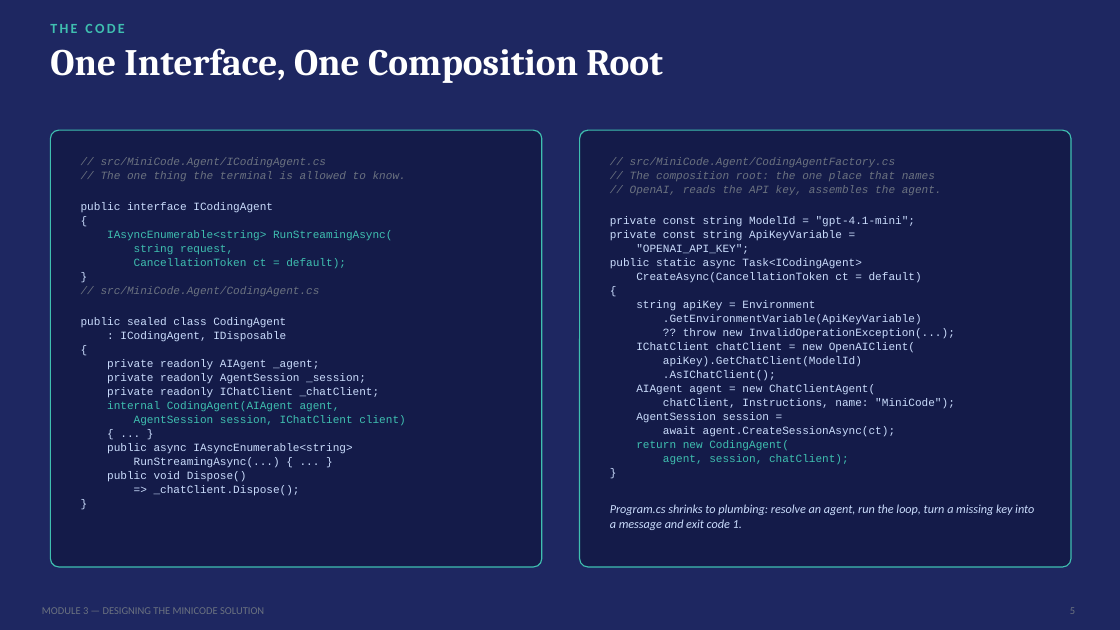
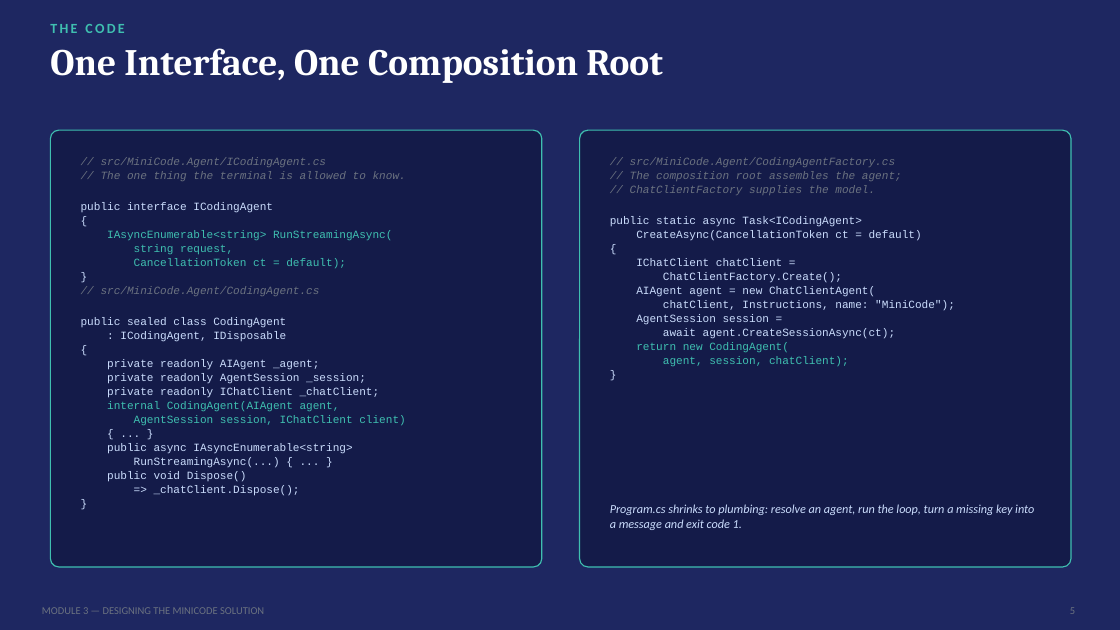
Before and after one commit to SeattleDiver/MAF-MiniCode, a slide deck: slide 5 of Projects/Module03-DesigningTheMiniCodeSolution/Module03 - Designing the MiniCode Solution.pptx. Drawn at 1120x630 pixels with LibreOffice and Linux fonts; fonts in the diff are those of the drawing. Boxes give left, top, right and bottom in pixels: in the first picture for what was removed or moved away, otherwise in the second. Text is boxed around its words. In the diff, an @@ line names an element or a change of style, - is before the commit and + after.

```diff
--- a/Projects/Module03-DesigningTheMiniCodeSolution/Module03 - Designing the MiniCode Solution.pptx
+++ b/Projects/Module03-DesigningTheMiniCodeSolution/Module03 - Designing the MiniCode Solution.pptx
@@ text at [630, 171, 902, 195]: text changed @@
-// The composition root: the one place that names
-// OpenAI, reads the API key, assembles the agent.
+// The composition root assembles the agent;
+// ChatClientFactory supplies the model.
@@ text at [610, 216, 916, 254]: paragraphs removed @@
-private const string ModelId = "gpt-4.1-mini";
-private const string ApiKeyVariable =
-"OPENAI_API_KEY";
@@ text at [636, 258, 842, 283]: text changed @@
-string apiKey = Environment
-.GetEnvironmentVariable(ApiKeyVariable)
-?? throw new InvalidOperationException(...);
-IChatClient chatClient = new OpenAIClient(
-apiKey).GetChatClient(ModelId)
-.AsIChatClient();
+IChatClient chatClient =
+ChatClientFactory.Create();
@@ text "return new CodingAgent(": place and size @@
-text "return new CodingAgent(" at [636, 440, 849, 465]
+text "return new CodingAgent(" at [636, 342, 849, 367]
@@ text "}": place and size @@
-text "}" at [610, 465, 1041, 486]
+text "}" at [610, 366, 1041, 387]
```
Also in this commit, not shown: 3 other slides changed, 56 other files.
